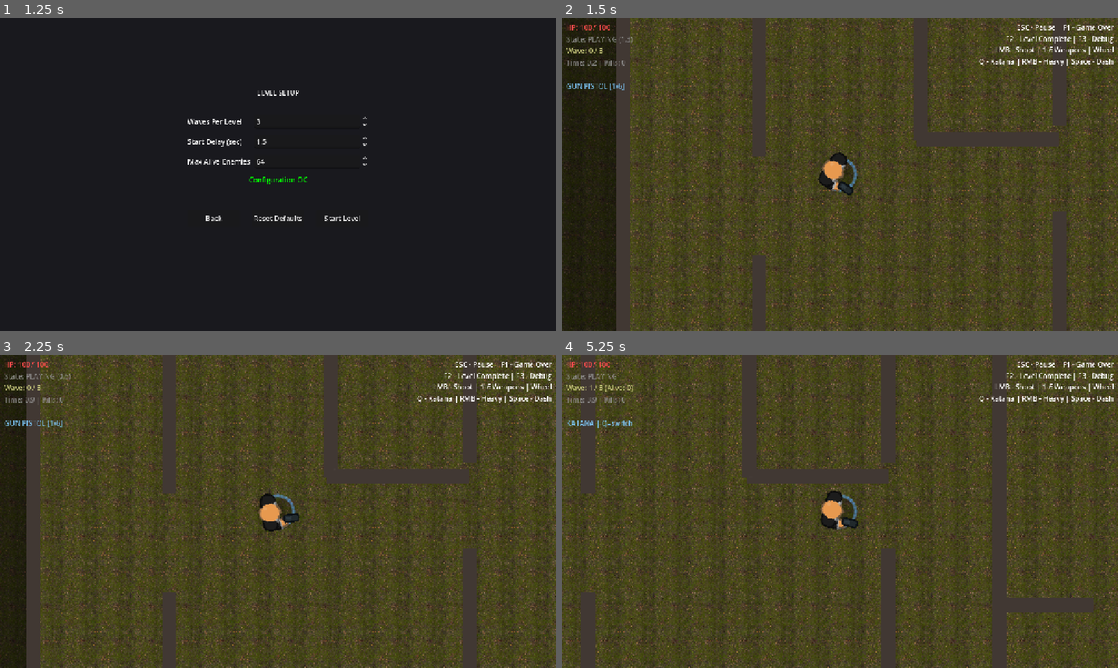
Above: before the commit, frames 1-4 (two rows, left to right).
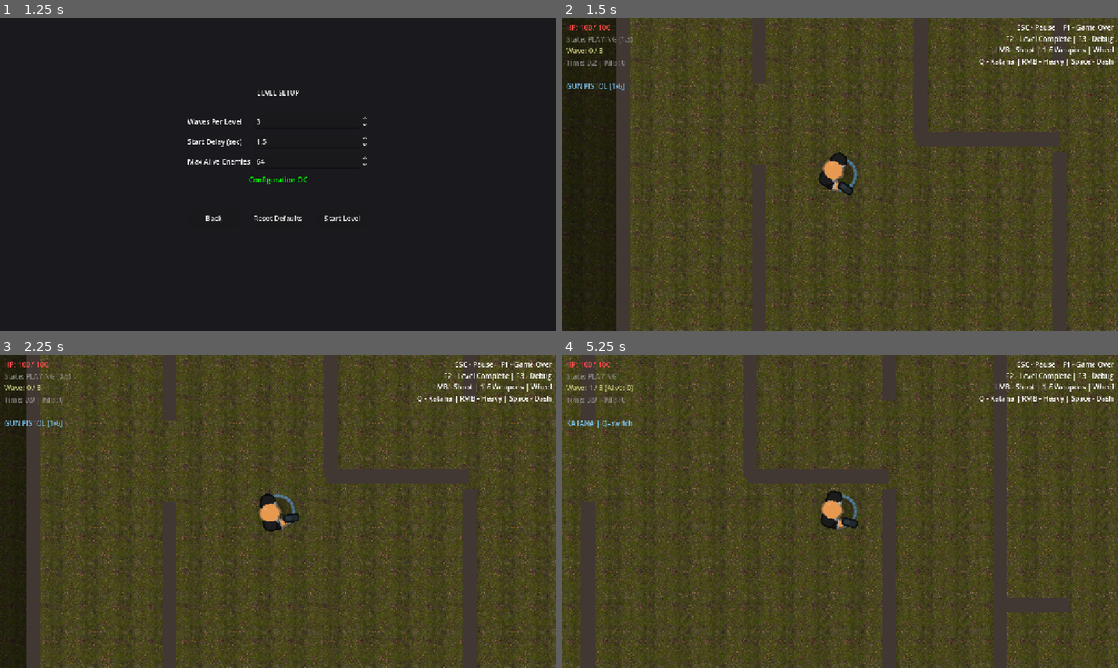
Above: after the commit, the same moments.

Repository: Alex-cat-ui/arena-shooter
Game: Godot game, scene res://scenes/app_root.tscn
The game is run twice, just before and just after one commit, with the same random seed, the same clock (stepped at 60 frames per second) and the same inputs.
Inputs (mouse positions are in pixels of both pictures, inside the frame that each line leads up to):
- Up to frame 1 (1.25 s): click "New Game" at 0.5 s
- Up to frame 2 (1.5 s): click "Start Level" at 1.25 s
- Up to frame 3 (2.25 s): tap Enter at 2 s; move the mouse to (400, 495) at 2.02 s; hold D (move_right) from 2.03 s (still down); tap Space (katana_dash) at 2.1 s
- Up to frame 4 (5.25 s): move the mouse to (728, 527) at 2.77 s; release D (move_right) at 2.78 s; hold S (move_down) 2.78-3.53 s; right-click (728, 527) at 2.85 s; move the mouse to (895, 442) at 3.52 s; hold D (move_right) 3.53-4.28 s; click (895, 442) at 3.6 s; move the mouse to (812, 574) at 4.27 s; hold W (move_up) 4.28-5.03 s; tap Q (katana_toggle) at 4.35 s; move the mouse to (1006, 558) at 5.02 s; hold A (move_left) from 5.03 s (still down); tap Mouse wheel up (weapon_next) at 5.1 s

Frame 1 is identical in both runs. In frame 2, 1.0% of the frame differs, in the area x 34-91%, y 14-76%; in frame 3, 1.0%; in frame 4, 4.2%, in the area x 0-100%, y 0-100%.

Commit message:
Phase 4: add T/U room shapes with geometry-safe cuts

Diff:
--- a/src/systems/procedural_layout.gd
+++ b/src/systems/procedural_layout.gd
@@ -49,9 +49,12 @@
 var _void_ids: Array = []
 var _leaf_adj: Dictionary = {}
 var layout_mode_name: String = ""
+const COMPLEX_SHAPES_CHANCE := 0.15
 var _l_room_ids: Array = []
 var _l_room_notches: Array = []  # [{room_id:int, notch_rect:Rect2, corner:String}]
 var _perimeter_notches: Array = []  # [{room_id:int, notch_rect:Rect2, side:String}]
+var _t_u_room_ids: Array = []
+var _complex_shape_wall_segs: Array = []
 var _entry_gate: Rect2 = Rect2()
 
 ## Composition enforcement (Part 4)
@@ -95,6 +98,8 @@
 		layout._l_room_ids.clear()
 		layout._l_room_notches.clear()
 		layout._perimeter_notches.clear()
+		layout._t_u_room_ids.clear()
+		layout._complex_shape_wall_segs.clear()
 		layout._entry_gate = Rect2()
 		layout._protected_doors.clear()
 		layout._composition_ok = true
@@ -147,6 +152,8 @@
 	_l_room_ids.clear()
 	_l_room_notches.clear()
 	_perimeter_notches.clear()
+	_t_u_room_ids.clear()
+	_complex_shape_wall_segs.clear()
 	_entry_gate = Rect2()
 	_protected_doors.clear()
 	_composition_ok = true
@@ -198,6 +205,9 @@
 
 	# 4.8) Apply L-shaped rooms (internal notch cuts)
 	_apply_l_rooms()
+
+	# 4.9) Apply T/U complex room shapes
+	_apply_t_u_shapes()
 
 	# 5) Collect split segments from BSP tree
 	_collect_split_segments(_bsp_root)
@@ -1443,6 +1453,147 @@
 
 
 ## ============================================================================
+## T/U COMPLEX SHAPES
+## ============================================================================
+
+func _apply_t_u_shapes() -> void:
+	_t_u_room_ids.clear()
+	_complex_shape_wall_segs.clear()
+
+	var candidates: Array = []
+	for i in range(rooms.size()):
+		if rooms[i]["is_corridor"] == true:
+			continue
+		if rooms[i].get("is_void", false) == true:
+			continue
+		var rects: Array = rooms[i]["rects"] as Array
+		if rects.size() != 1:
+			continue
+		var r := rects[0] as Rect2
+		if r.size.x < 320.0 or r.size.y < 320.0:
+			continue
+		candidates.append(i)
+
+	if candidates.is_empty():
+		return
+
+	candidates.shuffle()
+	var target_count := randi_range(0, mini(2, candidates.size()))
+	for idx in range(target_count):
+		if randf() > COMPLEX_SHAPES_CHANCE:
+			continue
+
+		var room_id := int(candidates[idx])
+		var base := ((rooms[room_id]["rects"] as Array)[0] as Rect2)
+		var shape_data: Dictionary = {}
+		if randf() < 0.5:
+			shape_data = _build_t_shape_from_rect(base)
+			if shape_data.is_empty():
+				shape_data = _build_u_shape_from_rect(base)
+		else:
+			shape_data = _build_u_shape_from_rect(base)
+			if shape_data.is_empty():
+				shape_data = _build_t_shape_from_rect(base)
+		if shape_data.is_empty():
+			continue
+
+		var new_rects: Array = shape_data["rects"] as Array
+		if not _rects_pass_complex_shape_rules(new_rects):
+			continue
+		var total_area := 0.0
+		for rr in new_rects:
+			total_area += (rr as Rect2).get_area()
+		if total_area < base.get_area() * 0.65:
+			continue
+
+		rooms[room_id]["rects"] = new_rects
+		rooms[room_id]["center"] = _area_weighted_center(new_rects)
+		rooms[room_id]["complex_shape"] = shape_data["shape"] as String
+		_t_u_room_ids.append(room_id)
+		for seg in (shape_data["wall_segs"] as Array):
+			_complex_shape_wall_segs.append(seg)
+
+
+func _rects_pass_complex_shape_rules(rects: Array) -> bool:
+	for rect in rects:
+		var r := rect as Rect2
+		if r.size.x <= 0.0 or r.size.y <= 0.0:
+			return false
+		if minf(r.size.x, r.size.y) < 96.0:
+			return false
+		if _is_gut_rect(r):
+			return false
+	return true
+
+
+func _build_t_shape_from_rect(base: Rect2) -> Dictionary:
+	var stem_min := 128.0
+	var stem_max := minf(base.size.x - 192.0, base.size.x * 0.45)
+	if stem_max < stem_min:
+		return {}
+	var stem_w := randf_range(stem_min, stem_max)
+	var stem_x_min := 96.0
+	var stem_x_max := base.size.x - 96.0 - stem_w
+	if stem_x_max < stem_x_min:
+		return {}
+	var stem_x := randf_range(stem_x_min, stem_x_max)
+
+	var bar_h_min := 128.0
+	var bar_h_max := minf(192.0, base.size.y - 96.0)
+	if bar_h_max < bar_h_min:
+		return {}
+	var bar_h := randf_range(bar_h_min, bar_h_max)
+
+	var rect_stem := Rect2(base.position.x + stem_x, base.position.y, stem_w, base.size.y)
+	var rect_left := Rect2(base.position.x, base.position.y, stem_x, bar_h)
+	var rect_right := Rect2(base.position.x + stem_x + stem_w, base.position.y, base.size.x - stem_x - stem_w, bar_h)
+	var rects: Array = [rect_stem, rect_left, rect_right]
+
+	var y_cut := base.position.y + bar_h
+	var x_left := base.position.x + stem_x
+	var x_right := base.position.x + stem_x + stem_w
+	var wall_segs: Array = [
+		{"type": "V", "pos": x_left, "t0": y_cut, "t1": base.end.y},
+		{"type": "H", "pos": y_cut, "t0": base.position.x, "t1": x_left},
+		{"type": "V", "pos": x_right, "t0": y_cut, "t1": base.end.y},
+		{"type": "H", "pos": y_cut, "t0": x_right, "t1": base.end.x},
+	]
+	return {"shape": "T", "rects": rects, "wall_segs": wall_segs}
+
+
+func _build_u_shape_from_rect(base: Rect2) -> Dictionary:
+	var leg_min := 128.0
+	var leg_max := minf(180.0, (base.size.x - 96.0) * 0.5)
+	if leg_max < leg_min:
+		return {}
+	var leg_w := randf_range(leg_min, leg_max)
+
+	var bridge_h_min := 128.0
+	var bridge_h_max := minf(192.0, base.size.y - 96.0)
+	if bridge_h_max < bridge_h_min:
+		return {}
+	var bridge_h := randf_range(bridge_h_min, bridge_h_max)
+	var bridge_w := base.size.x - leg_w * 2.0
+	if bridge_w < 96.0:
+		return {}
+
+	var rect_left := Rect2(base.position.x, base.position.y, leg_w, base.size.y)
+	var rect_right := Rect2(base.end.x - leg_w, base.position.y, leg_w, base.size.y)
+	var rect_bridge := Rect2(base.position.x + leg_w, base.end.y - bridge_h, bridge_w, bridge_h)
+	var rects: Array = [rect_left, rect_right, rect_bridge]
+
+	var x_left := base.position.x + leg_w
+	var x_right := base.end.x - leg_w
+	var y_cut := base.end.y - bridge_h
+	var wall_segs: Array = [
+		{"type": "V", "pos": x_left, "t0": base.position.y, "t1": y_cut},
+		{"type": "V", "pos": x_right, "t0": base.position.y, "t1": y_cut},
+		{"type": "H", "pos": y_cut, "t0": x_left, "t1": x_right},
+	]
+	return {"shape": "U", "rects": rects, "wall_segs": wall_segs}
+
+
+## ============================================================================
 ## SPLIT SEGMENTS (source of walls + door placement)
 ## ============================================================================
 
@@ -2629,6 +2780,10 @@
 				base_segs.append({"type": "H", "pos": notch.end.y, "t0": notch.position.x, "t1": notch.end.x})
 				base_segs.append({"type": "V", "pos": notch.position.x, "t0": notch.position.y, "t1": notch.end.y})
 
+	# T/U complex shape cut walls.
+	for seg in _complex_shape_wall_segs:
+		base_segs.append(seg)
+
 	# Part 5: Merge collinear perimeter segments (dedup)
 	base_segs = _merge_collinear_segments(base_segs)
 
